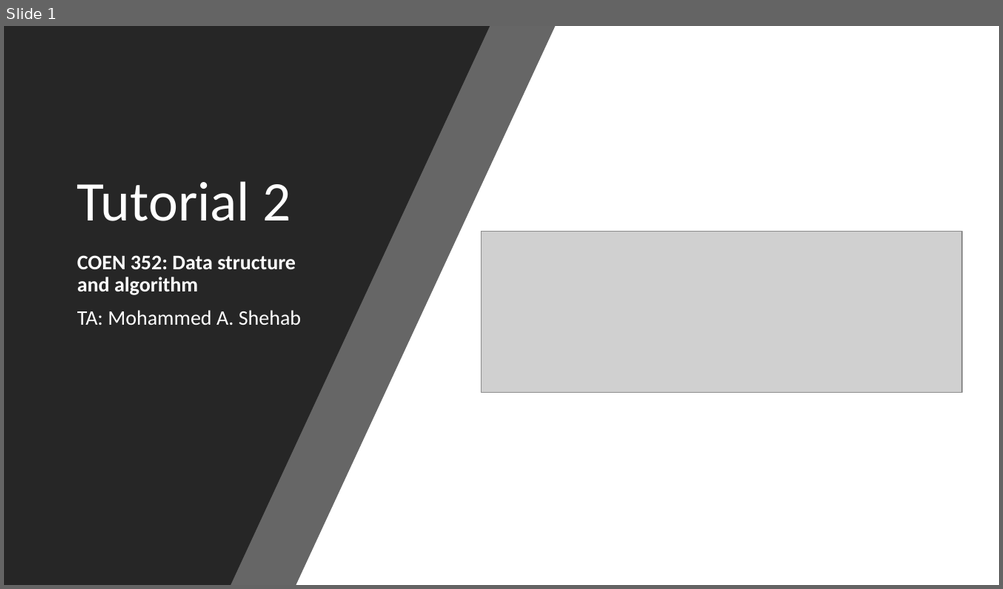
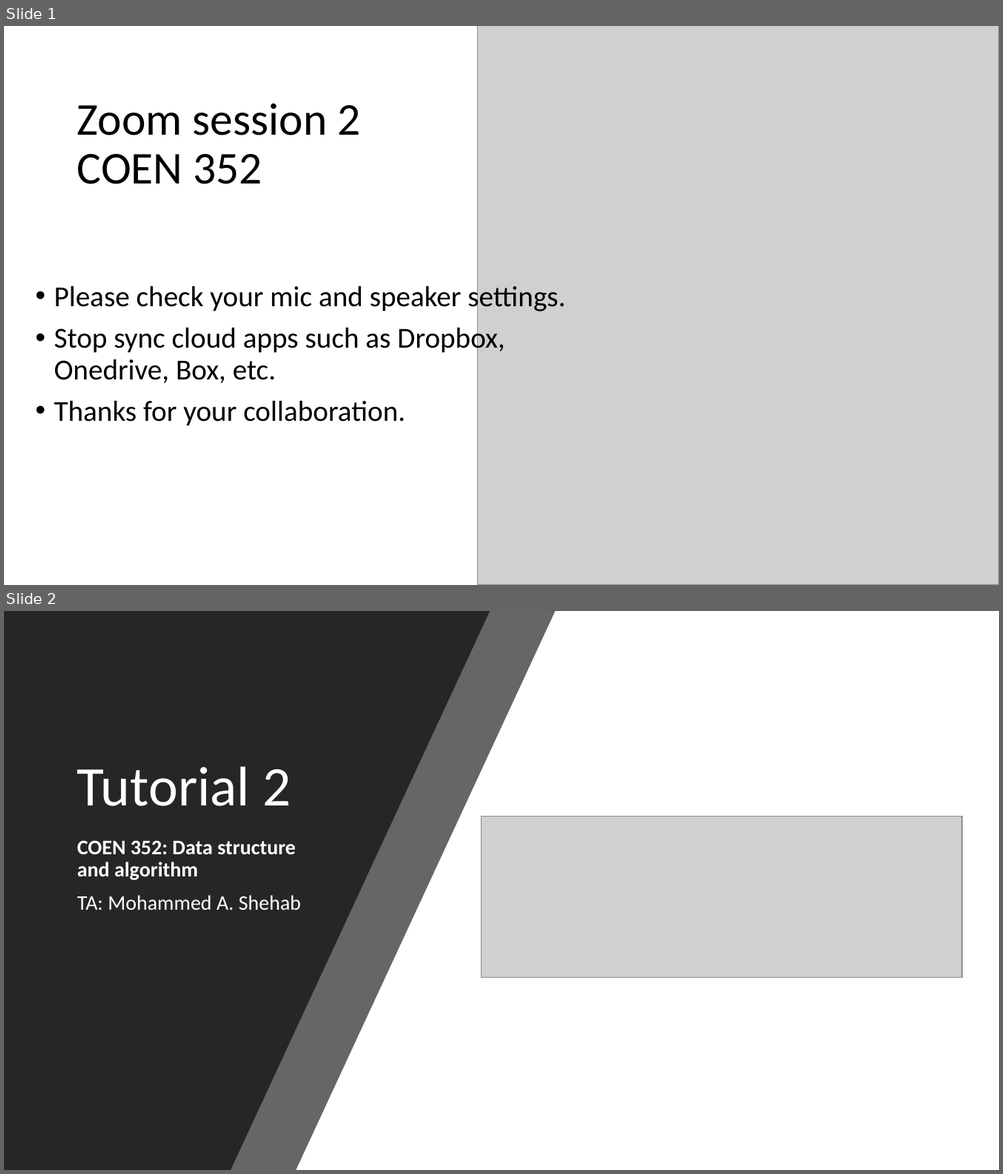
Before and after one commit to Java-TravisCI-352-Shehab/COEN-352-Lab-2, a slide deck: Lab 2/Data structure and algorithm Tutorial 2.pptx. Shown one above the other, each under a label of ours: slide 1 before the commit, slides 1 and 2 after it. The pictures are 1003x589 and 1003x1174 pixels, drawn with LibreOffice and Linux fonts; fonts in the diff are those of the drawing; grey boxes stand for pictures; background and template pictures are left out. Boxes give left, top, right and bottom in pixels: in the first picture for what was removed or moved away, otherwise in the second. Text is boxed around its words. In the diff, an @@ line names an element or a change of style, - is before the commit and + after.

Commit message:
Update presentation

```diff
--- a/Lab 2/Data structure and algorithm Tutorial 2.pptx
+++ b/Lab 2/Data structure and algorithm Tutorial 2.pptx
@@ slide 1 added at [4, 26, 999, 585], background picture (left out) @@
@@ picture added at [477, 26, 999, 585] @@
@@ title added at [77, 103, 360, 184], 44 pt, text #000000 @@
+Zoom session 2 COEN 352
@@ text added at [54, 282, 565, 426], 28 pt, text #000000 @@
+• Please check your mic and speaker settings.
+• Stop sync cloud apps such as Dropbox, Onedrive, Box, etc.
+• Thanks for your collaboration.
@@ what was slide 1 is now slide 2 @@
```
